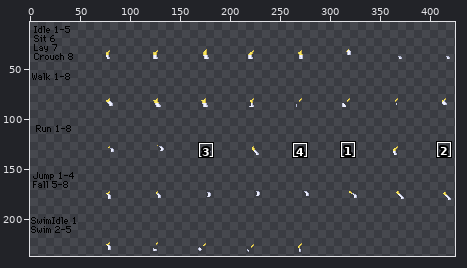
Sprite sheet -- humanoid/sbq/LokiVulpix/Socks/legs/forelegBack.png. The picture above shows the old version from afar; the outline marks the close-up.
Close-up. Before:
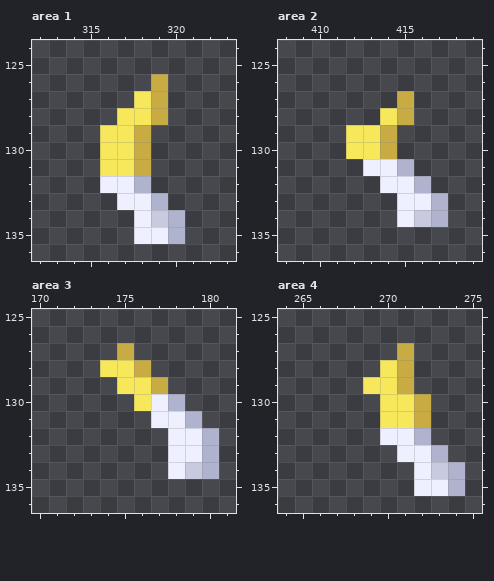
The file is 432x240 pixels. Shown: area 1: x 312..323, y 124..136; area 2: x 408..419, y 124..136; area 3: x 170..181, y 125..136; area 4: x 264..275, y 125..136. The wide view leaves out empty margins. The commit also changed other parts of the picture, which this record leaves out.
The result:
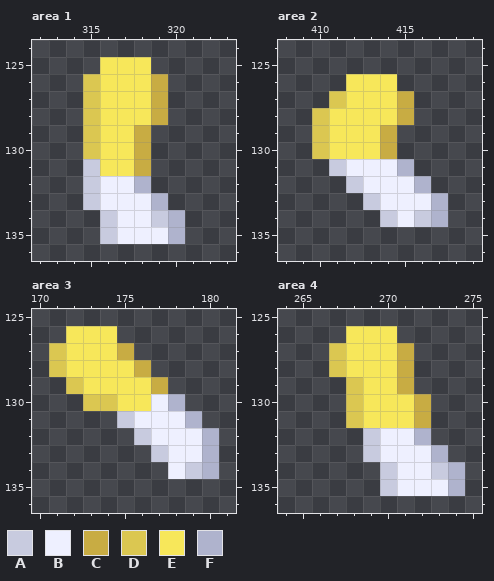
Palette (. is transparent): A #c8cbdf  B #eef0ff  C #c8ac43  D #dbc751  E #f7e75a  F #afb3cd
Change:
--- area 1
@@ x 313..320 @@
 124 ........
-125 ........
-126 ......C.
-127 .....EC.
-128 ....EEC.
-129 ...EEC..
-130 ...EEC..
-131 ...EEC..
-132 ...BBF..
-133 ....BBF.
-134 .....BAF
-135 .....BBF
+125 ...EEE..
+126 ..DEEEC.
+127 ..DEEEC.
+128 ..DEEEC.
+129 ..DEEC..
+130 ..DEEC..
+131 ..AEEC..
+132 ..ABBF..
+133 ..ABBBF.
+134 ...ABBAF
+135 ...ABBBF
 136 ........
--- area 2
@@ x 408..419 @@
 125 ............
-126 ............
-127 .......C....
-128 ......EC....
-129 ....EEC.....
-130 ....EEC.....
-131 .....BBF....
-132 ......BBF...
-133 .......BBF..
-134 .......BAF..
+126 ....EEE.....
+127 ...DEEEC....
+128 ..DEEEEC....
+129 ..DEEEC.....
+130 ..DEEEC.....
+131 ...ABBBF....
+132 ....ABBBF...
+133 .....ABBBF..
+134 ......ABAF..
 135 ............
--- area 3
@@ x 170..181 @@
 125 ............
-126 ............
-127 .....C......
-128 ....EEC.....
-129 .....EEC....
-130 ......EBF...
-131 .......BBF..
-132 ........BBF.
-133 ........BBF.
+126 ..EEE.......
+127 .DEEEC......
+128 .DEEEEC.....
+129 ..DEEEEC....
+130 ...DDEEBF...
+131 .....ABBBF..
+132 ......ABBBF.
+133 .......ABBF.
 134 ........BAF.
--- area 4
@@ x 264..275 @@
 125 ............
-126 ............
-127 .......C....
-128 ......EC....
-129 .....EEC....
-130 ......EEC...
-131 ......EEC...
-132 ......BBF...
-133 .......BBF..
-134 ........BAF.
-135 ........BBF.
+126 ....EEE.....
+127 ...DEEEC....
+128 ...DEEEC....
+129 ....DEEC....
+130 ....DEEEC...
+131 ....DEEEC...
+132 .....ABBF...
+133 .....ABBBF..
+134 ......ABBAF.
+135 ......ABBBF.
 136 ............
Pixel boxes of the changes (left, top, right, bottom) in both close-ups:
added: (83, 57, 151, 244)
added: (312, 74, 397, 227)
added: (49, 326, 168, 462)
added: (329, 326, 414, 496)
